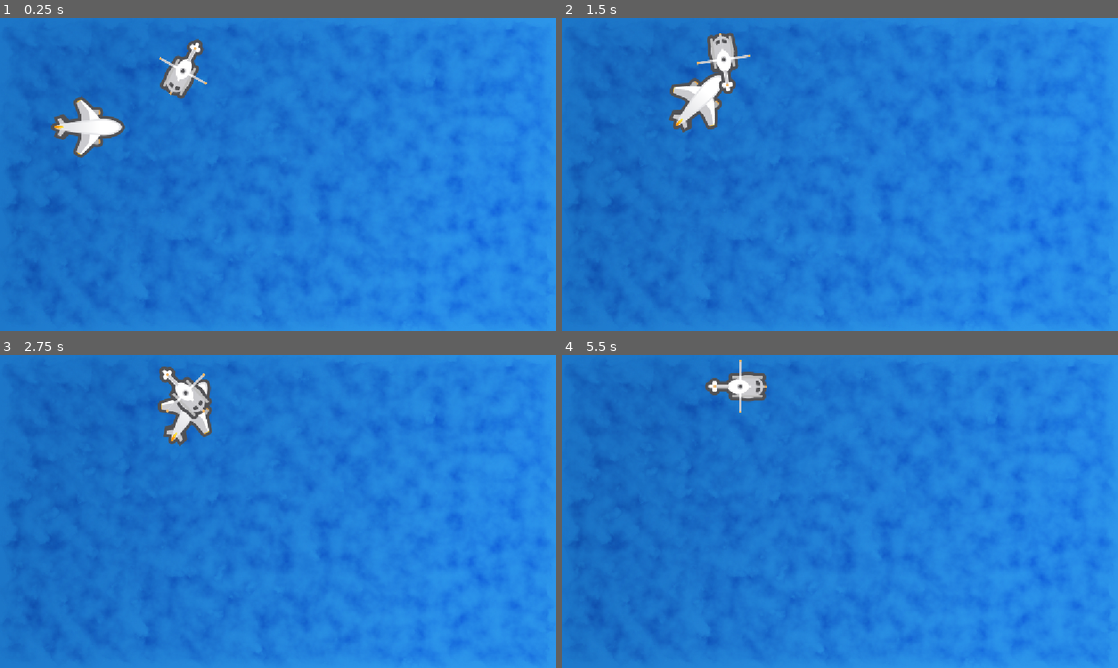
Above: before the commit, frames 1-4 (two rows, left to right).
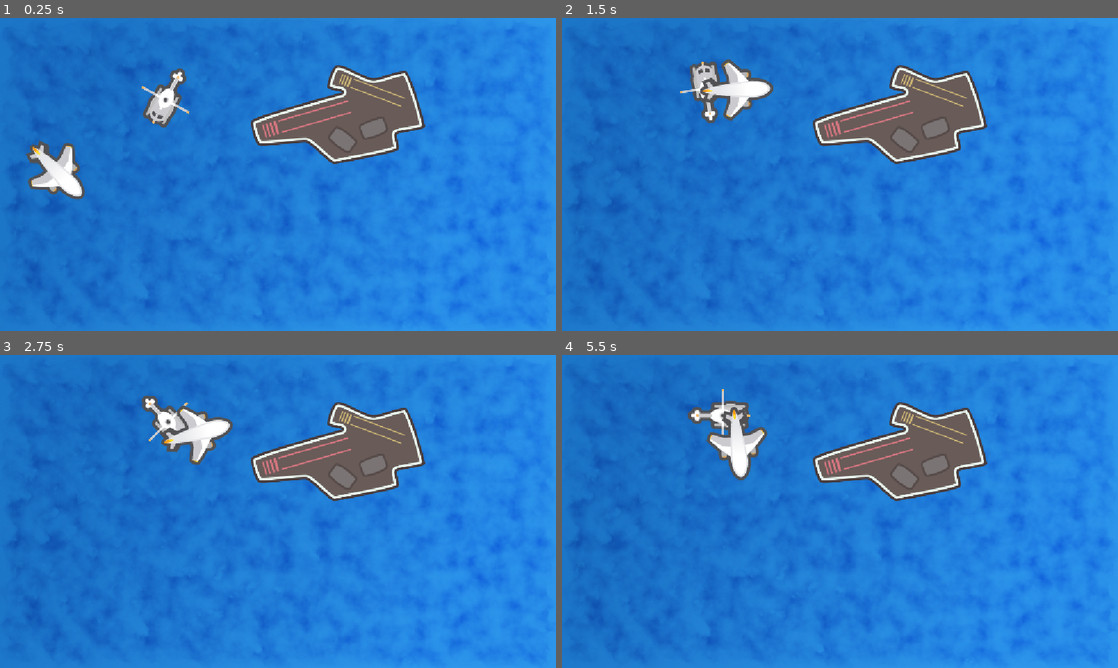
Above: after the commit, the same moments.

Repository: ryanstatton/foundations
Game: Godot game, scene res://Scenes/ocean.tscn
Same seed, same stepped clock (60 frames per second), same inputs: the game is played once before the commit and once after it.
Inputs:
- Up to frame 1 (0.25 s): no input
- Up to frame 2 (1.5 s): tap Enter (ui_accept) at 0.5, 0.6, 0.77, 1.07, 1.35 s; hold Right (ui_right) 0.53-1.28 s; hold Left (ui_left) from 1.28 s (still down)
- Up to frame 3 (2.75 s): tap Enter (ui_accept) at 1.52, 1.82, 2.1 s; release Left (ui_left) at 2.03 s; hold Right (ui_right) from 2.03 s (still down)
- Up to frame 4 (5.5 s): tap Enter (ui_accept) at 2.85, 3.02, 3.32, 3.6, 3.77, 4.07, 4.35, 4.52, 4.82, 5.1 s; release Right (ui_right) at 3.53 s; hold Left (ui_left) from 3.53 s (still down)

The runs differ from the first frame. In frame 1, 9.7% of the frame differs, in the area x 4-77%, y 6-59%; in frame 2, 8.8%; in frame 3, 8.4%; in frame 4, 8.5%.

Commit message:
Foundations Continued
Did roations, positions and node and scenes stuff

Diff:
--- a/Scenes/Ocean.gd
+++ b/Scenes/Ocean.gd
@@ -1,12 +1,14 @@
 extends Node2D
 
-@onready var plane: Sprite2D = $Plane
+@onready var plane: Sprite2D = $Carrier/Plane
 @onready var helicopter: Sprite2D = $Helicopter
+@onready var eating_sound: AudioStreamPlayer = $EatingSound
 
 # Called when the node enters the scene tree for the first time.
 func _ready() -> void:
+
 	print("it works")
-	pass # Replace with function body.
+
 
 
 # Called every frame. 'delta' is the elapsed time since the previous frame.
@@ -21,4 +23,5 @@
 	if Input.is_action_pressed("ui_right"):
 		plane.rotate(-1.5 * delta)
 
-	pass
+	if Input.is_action_just_pressed("ui_accept"):
+		plane.global_position = Vector2(350, 150)
--- a/Scenes/ocean.tscn
+++ b/Scenes/ocean.tscn
@@ -4,6 +4,8 @@
 [ext_resource type="Texture2D" uid="uid://bs2odr887qjxl" path="res://Assets/Water.png" id="1_q5nav"]
 [ext_resource type="Texture2D" uid="uid://byv2hrra7u4p8" path="res://Assets/Plane.png" id="3_otwcc"]
 [ext_resource type="Texture2D" uid="uid://duvr283xks244" path="res://Assets/Helicopter.png" id="4_wsrqd"]
+[ext_resource type="AudioStream" uid="uid://fslx7g35nqxg" path="res://Assets/eating.wav" id="5_otwcc"]
+[ext_resource type="Texture2D" uid="uid://bbwdjf0wad2rp" path="res://Assets/Carrier.png" id="6_wsrqd"]
 
 [node name="Ocean" type="Node2D" unique_id=1798448743]
 script = ExtResource("1_likbp")
@@ -12,11 +14,20 @@
 texture = ExtResource("1_q5nav")
 centered = false
 
-[node name="Plane" type="Sprite2D" parent="." unique_id=597835528]
-position = Vector2(157, 226)
-texture = ExtResource("3_otwcc")
-
 [node name="Helicopter" type="Sprite2D" parent="." unique_id=2006180069]
-position = Vector2(386, 90)
+position = Vector2(350, 150)
 rotation = 1.5707964
 texture = ExtResource("4_wsrqd")
+
+[node name="EatingSound" type="AudioStreamPlayer" parent="." unique_id=1036059624]
+stream = ExtResource("5_otwcc")
+
+[node name="Carrier" type="Sprite2D" parent="." unique_id=2099527935]
+position = Vector2(700, 200)
+texture = ExtResource("6_wsrqd")
+
+[node name="Plane" type="Sprite2D" parent="Carrier" unique_id=597835528]
+position = Vector2(-600, 100)
+rotation = 0.7853982
+scale = Vector2(0.99999994, 0.99999994)
+texture = ExtResource("3_otwcc")
--- a/project.godot
+++ b/project.godot
@@ -18,7 +18,6 @@
 [display]
 
 window/stretch/mode="canvas_items"
-window/stretch/aspect="expand"
 
 [physics]
 
